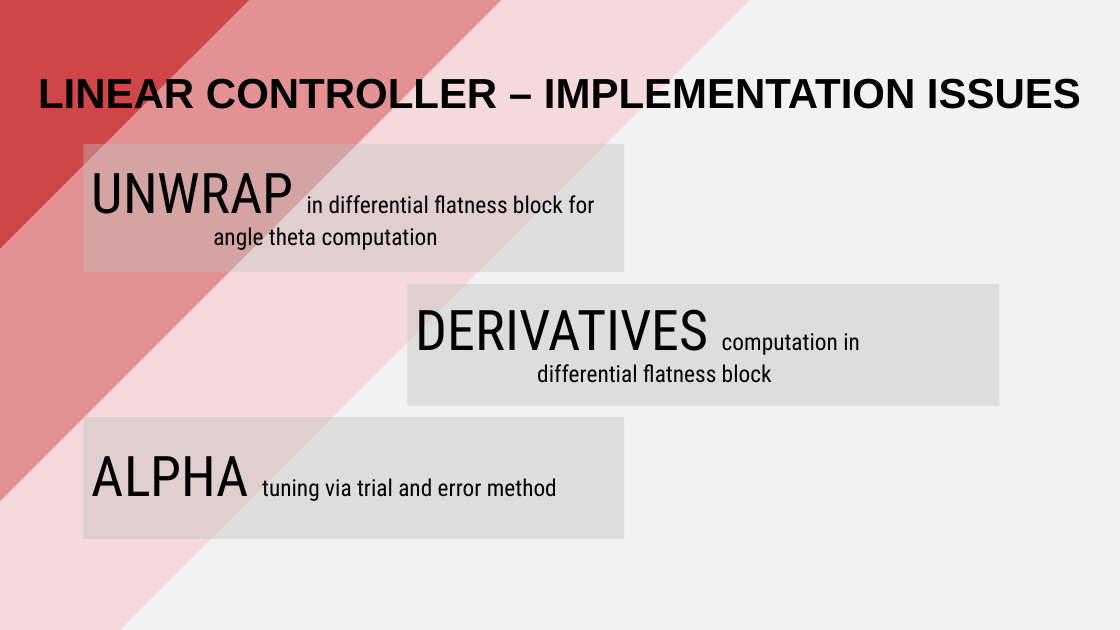
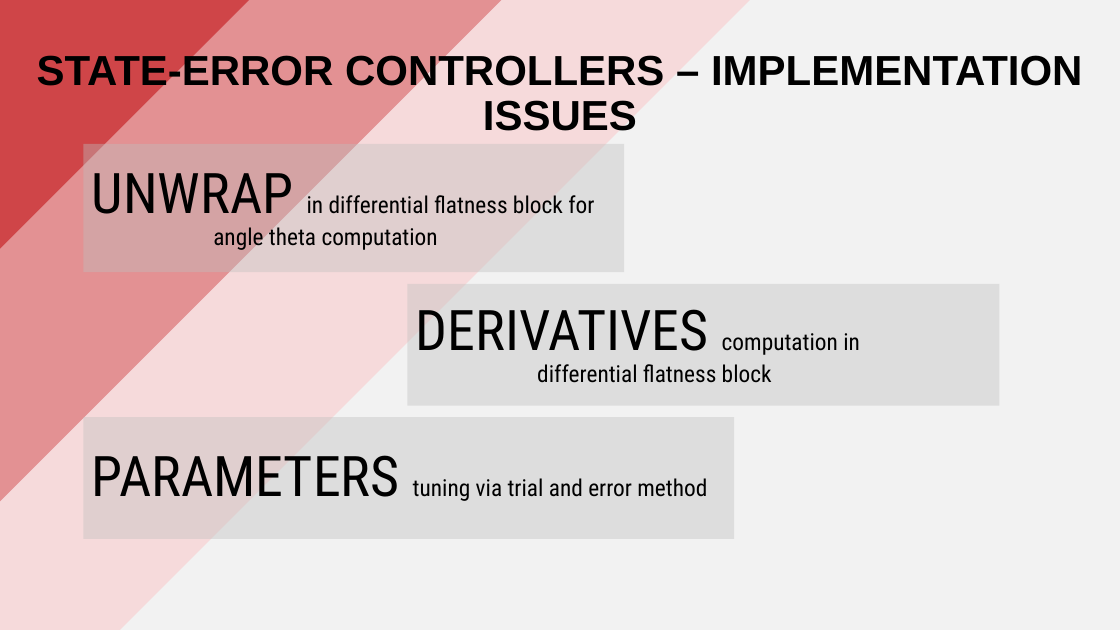
Before and after one commit to PippoGot/R-C2, a slide deck: slide 25 of documentation/presentation.pptx (slide 22 before the commit). Drawn at 1120x630 pixels with LibreOffice and Linux fonts; fonts in the diff are those of the drawing. Boxes give left, top, right and bottom in pixels: in the first picture for what was removed or moved away, otherwise in the second. Text is boxed around its words. In the diff, an @@ line names an element or a change of style, - is before the commit and + after.

```diff
--- a/documentation/presentation.pptx
+++ b/documentation/presentation.pptx
@@ title at box(37, 51, 1082, 131): text changed @@
-LINEAR CONTROLLER – IMPLEMENTATION ISSUES
+STATE-ERROR CONTROLLERS – IMPLEMENTATION ISSUES
@@ rectangle "PARAMETERS tuning via trial and ...": place and size @@
-rectangle "PARAMETERS tuning via trial and ..." at box(83, 418, 624, 539)
+rectangle "PARAMETERS tuning via trial and ..." at box(83, 418, 734, 539)
@@ text in rectangle at box(92, 455, 707, 501): text changed @@
-ALPHA tuning via trial and error method
+PARAMETERS tuning via trial and error method
```
Also in this commit, not shown: 1 other slide changed.
